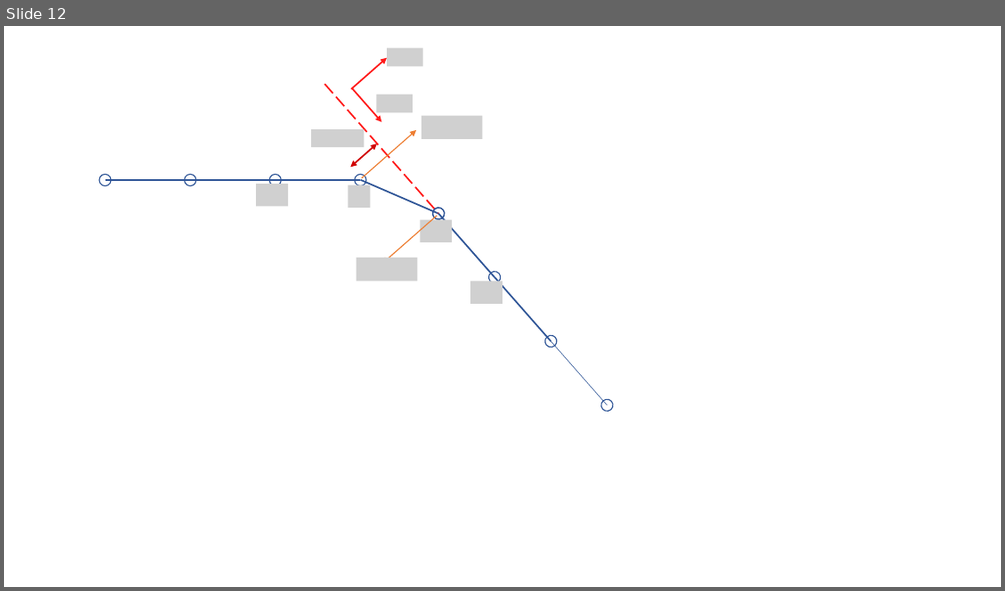
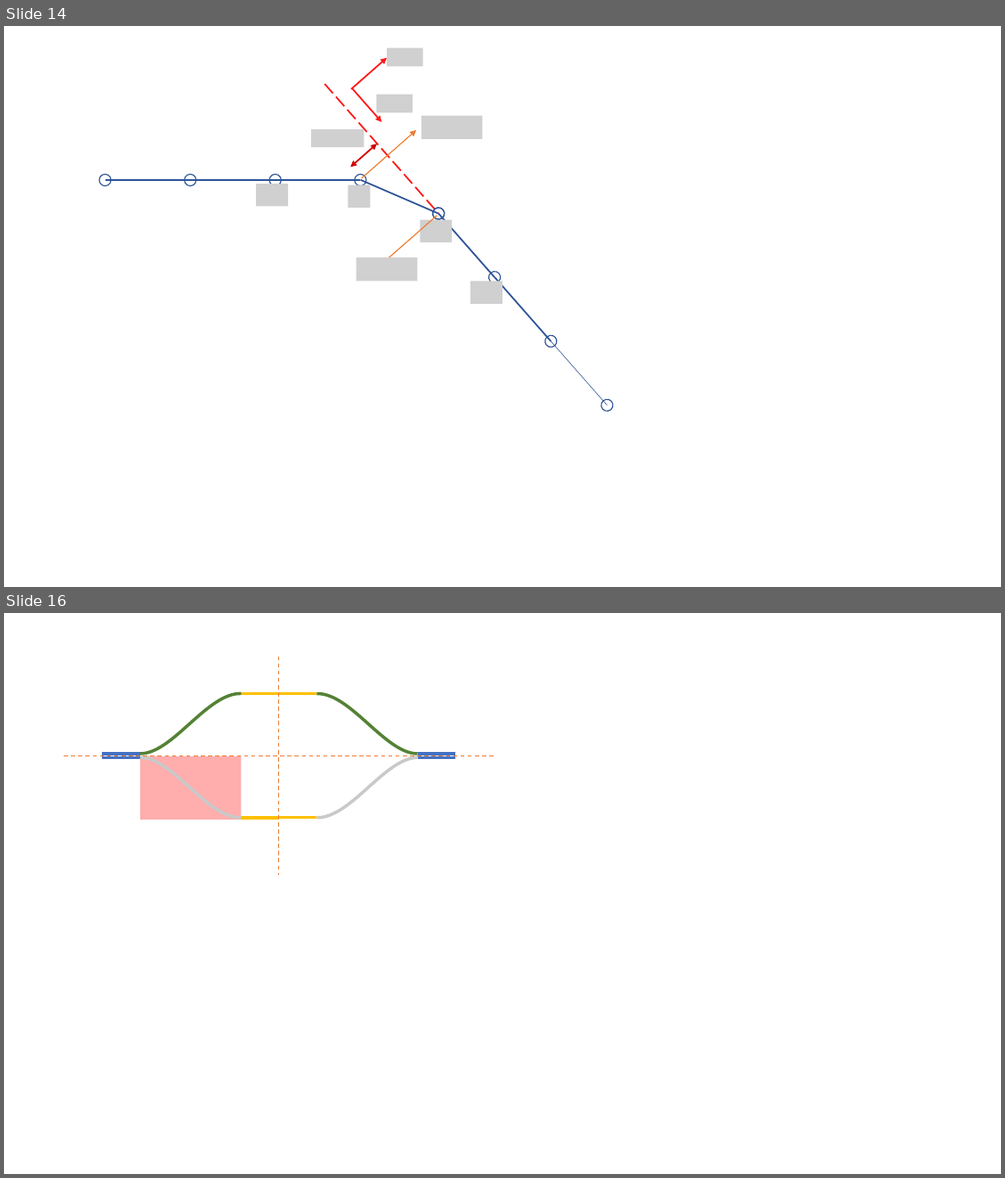
Before and after one commit to ul18363/ElectroRibbon_LumpedParameter_Simulation, a slide deck: Mechanical_Simulation/Mass Spring Models/Theory/Drawings for dissertation.pptx. Shown one above the other, each under a label of ours: slide 12 before the commit, slides 14 and 16 after it; the slides between them are not shown. The pictures are 1005x591 and 1005x1178 pixels, drawn with LibreOffice and Linux fonts; fonts in the diff are those of the drawing; grey boxes stand for pictures. Boxes give left, top, right and bottom in pixels: in the first picture for what was removed or moved away, otherwise in the second. Text is boxed around its words. In the diff, an @@ line names an element or a change of style, - is before the commit and + after.

```diff
--- a/Mechanical_Simulation/Mass Spring Models/Theory/Drawings for dissertation.pptx
+++ b/Mechanical_Simulation/Mass Spring Models/Theory/Drawings for dissertation.pptx
@@ slide 16 added at <box>4,613,1001,1174</box>, background #FFFFFF @@
@@ line added from (279, 657) to (279, 874), #ED7D31 1 pt dashed @@
@@ group added at <box>102,694,455,754</box>: 4 lines, 2 freeform shapes @@
@@ line added from (64, 755) to (494, 755), #ED7D31 1 pt dashed @@
@@ rectangle added at <box>140,756,241,819</box>, fill #FF0000 at 32% opacity @@
@@ group added at <box>102,757,455,818</box>: 4 lines, 2 freeform shapes @@
@@ what was slide 12 is now slide 14 @@
```
Also in this commit, not shown: 3 other slides added, 3 other files.
